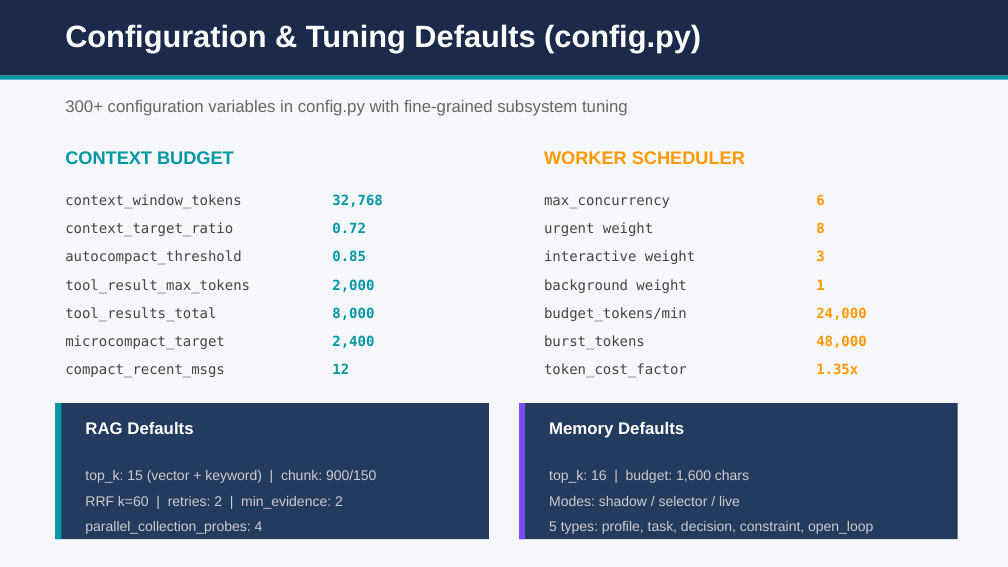
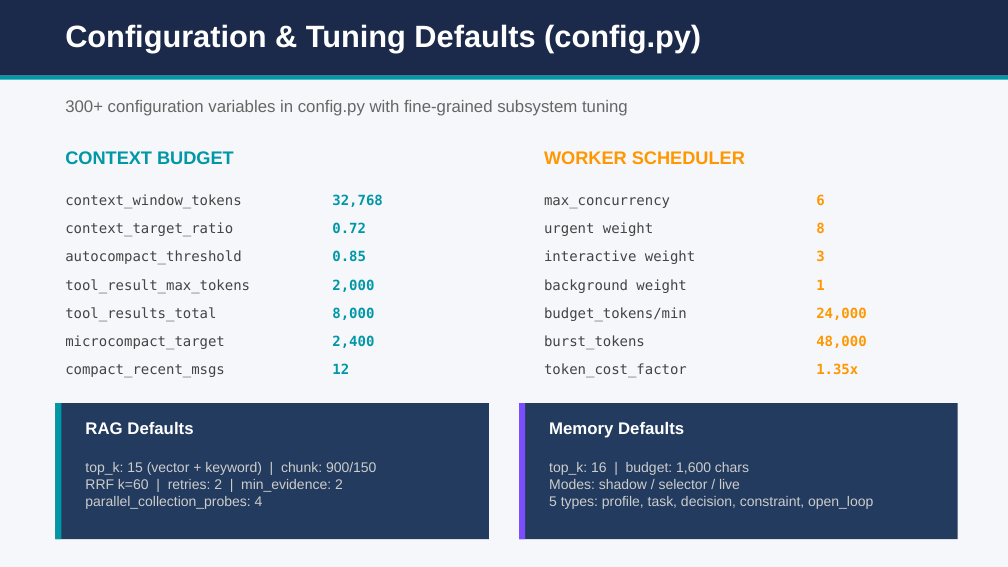
Before and after one commit to browntitan/Agent_Harness, a slide deck: slide 35 of powerpoint/agentic_chatbot_v3_leadership.pptx. Drawn at 1008x567 pixels with LibreOffice and Linux fonts; fonts in the diff are those of the drawing. Boxes give left, top, right and bottom in pixels: in the first picture for what was removed or moved away, otherwise in the second. Text is boxed around its words. In the diff, an @@ line names an element or a change of style, - is before the commit and + after.

```diff
--- a/powerpoint/agentic_chatbot_v3_leadership.pptx
+++ b/powerpoint/agentic_chatbot_v3_leadership.pptx
@@ text "top_k: 15 (vector + keyword) ..." at [85, 462, 376, 509]: line spacing 18pt to 1 @@
@@ text "top_k: 16 | budget: 1,600 ..." at [549, 462, 873, 509]: line spacing 18pt to 1 @@
```
Also in this commit, not shown: 9 other slides changed, 30 other files.
